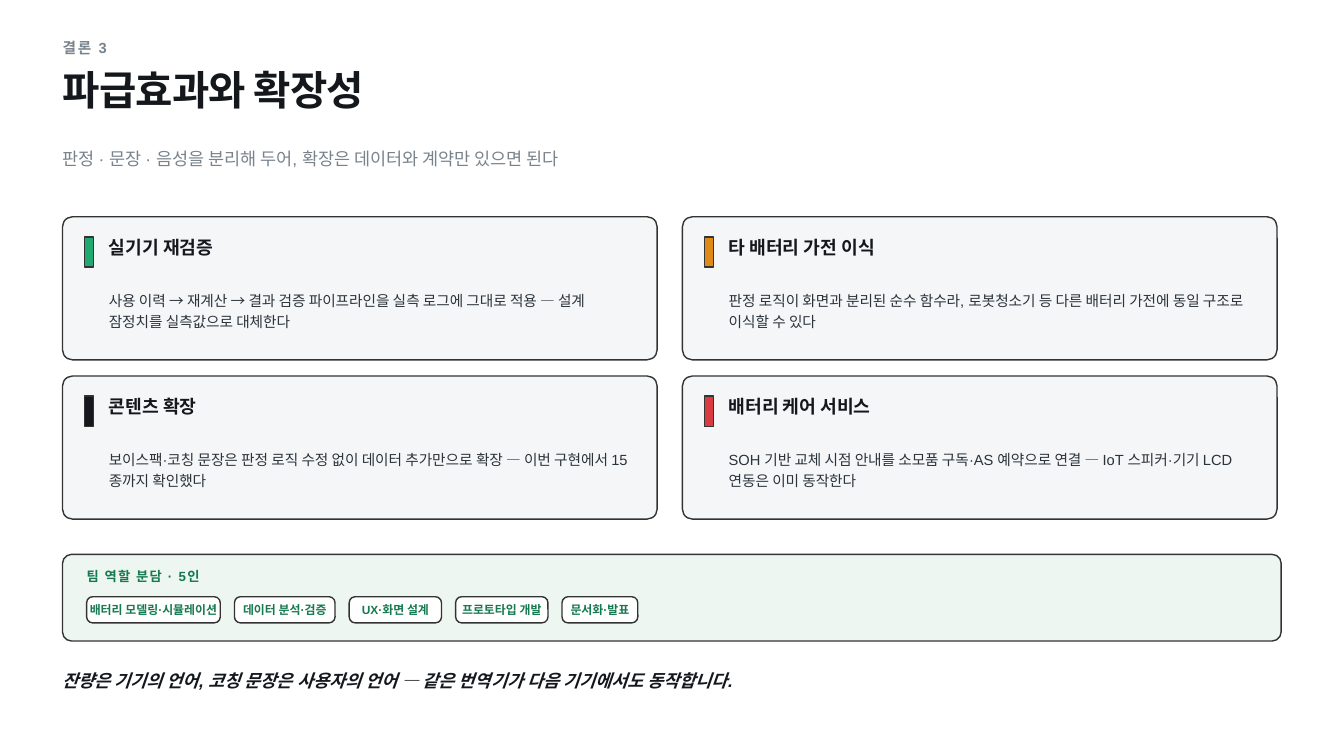
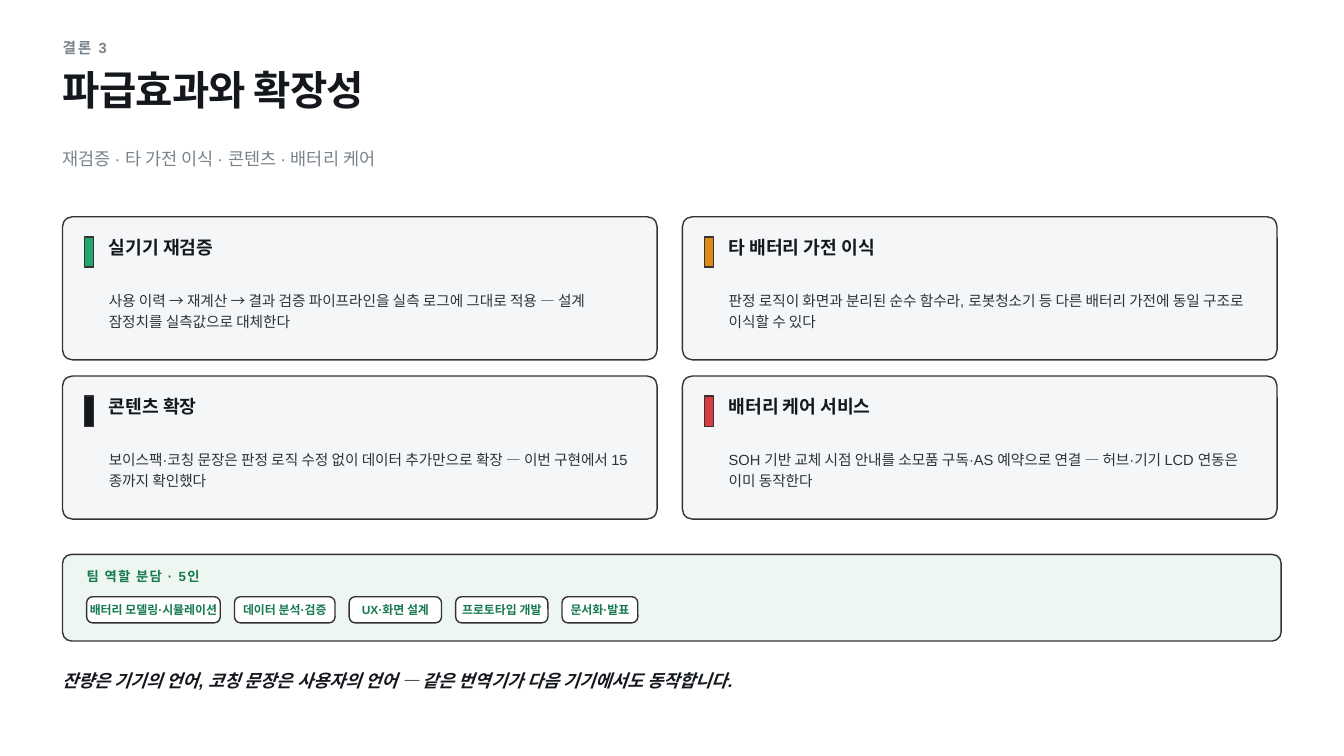
Before and after one commit to brothrone/a, a slide deck: slide 11 of 발표자료_배터리코칭.pptx. Drawn at 1344x756 pixels with LibreOffice and Linux fonts; fonts in the diff are those of the drawing. Boxes give left, top, right and bottom in pixels: in the first picture for what was removed or moved away, otherwise in the second. Text is boxed around its words. In the diff, an @@ line names an element or a change of style, - is before the commit and + after.

```diff
--- a/발표자료_배터리코칭.pptx
+++ b/발표자료_배터리코칭.pptx
@@ text at [63,150,375,167]: text changed @@
-판정 · 문장 · 음성을 분리해 두어, 확장은 데이터와 계약만 있으면 된다
+재검증 · 타 가전 이식 · 콘텐츠 · 배터리 케어
@@ text at [729,453,1238,487]: text changed @@
-SOH 기반 교체 시점 안내를 소모품 구독·AS 예약으로 연결 — IoT 스피커·기기 LCD 연동은 이미 동작한다
+SOH 기반 교체 시점 안내를 소모품 구독·AS 예약으로 연결 — 허브·기기 LCD 연동은 이미 동작한다
```
Also in this commit, not shown: 14 other slides changed, 7 other files.
